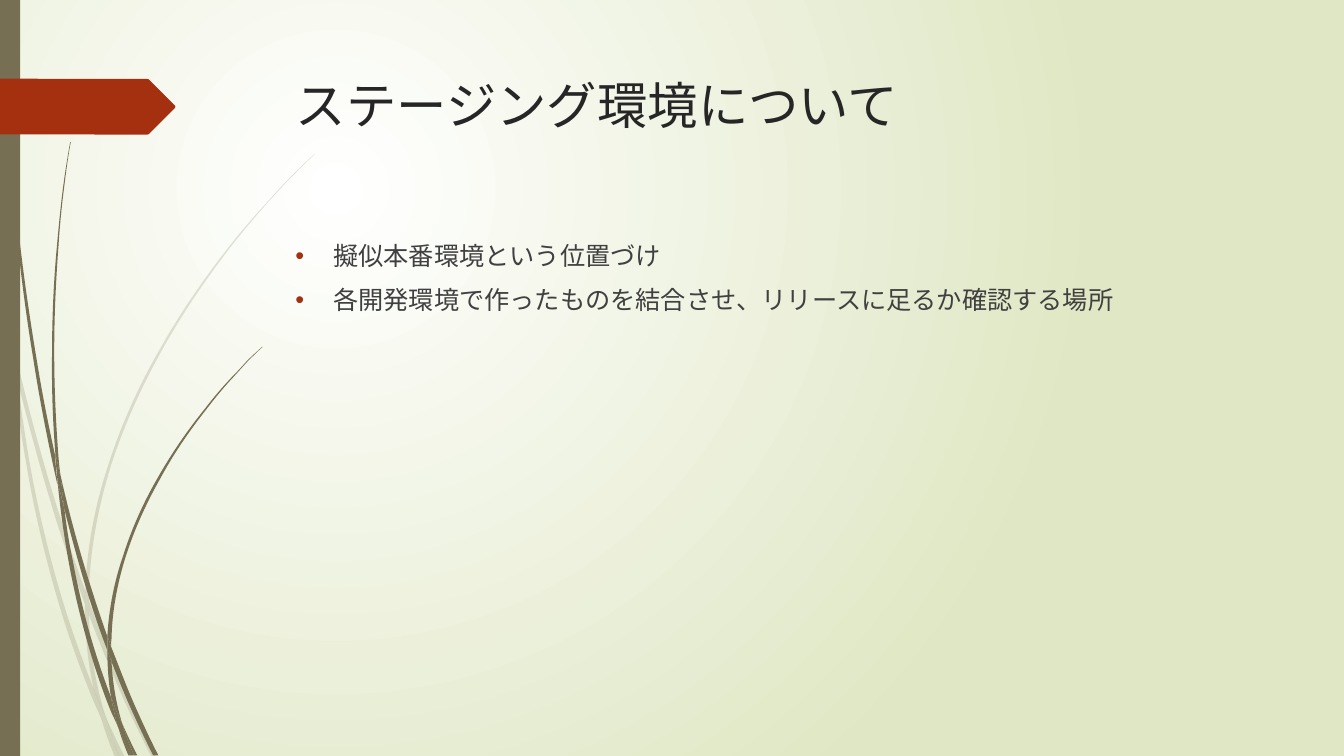
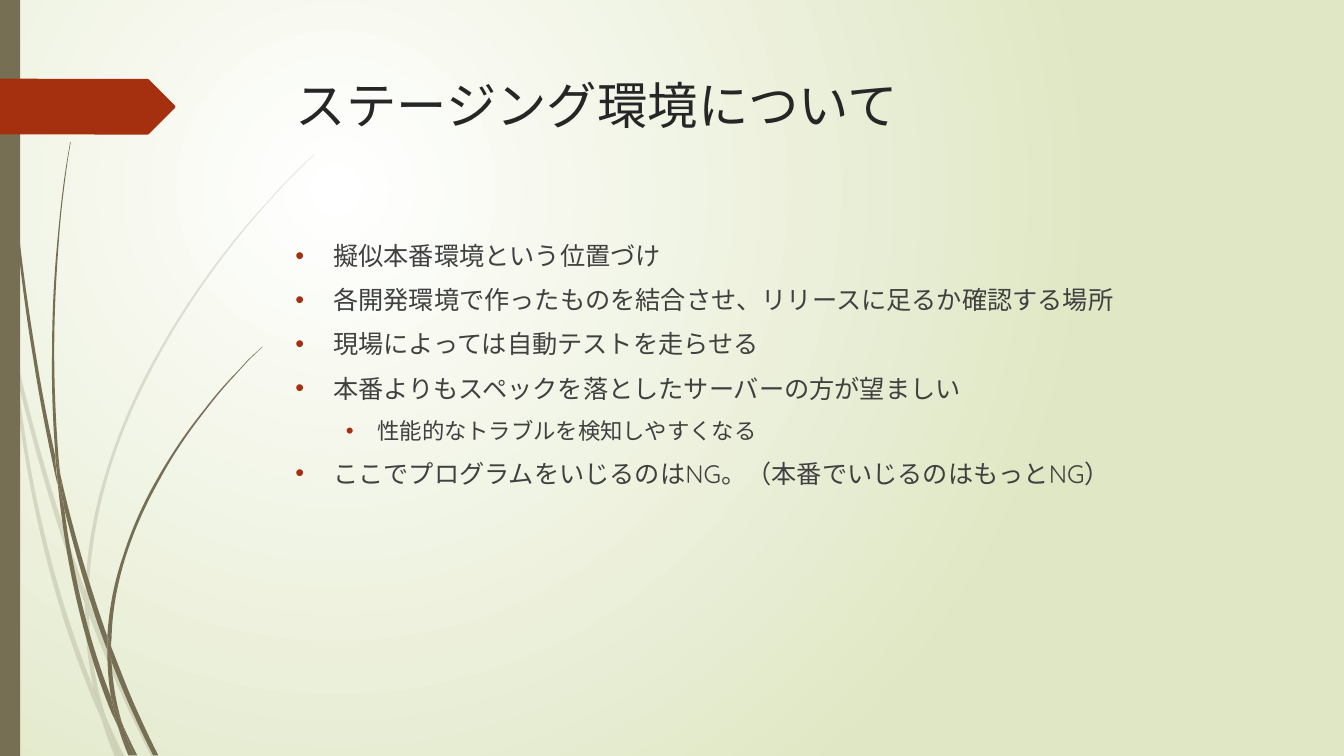
Before and after one commit to gallu/SchoolGameServer, a slide deck: slide 10 of Lessons/lesson9/docs/Lesson9.pptx. Drawn at 1344x756 pixels with LibreOffice and Linux fonts; fonts in the diff are those of the drawing. Boxes give left, top, right and bottom in pixels: in the first picture for what was removed or moved away, otherwise in the second. Text is boxed around its words. In the diff, an @@ line names an element or a change of style, - is before the commit and + after.

```diff
--- a/Lessons/lesson9/docs/Lesson9.pptx
+++ b/Lessons/lesson9/docs/Lesson9.pptx
@@ text at (333,332,1110,486): paragraphs added @@
+• 現場によっては自動テストを走らせる
+• 本番よりもスペックを落としたサーバーの方が望ましい
+  • 性能的なトラブルを検知しやすくなる
+• ここでプログラムをいじるのはNG。（本番でいじるのはもっとNG）
```
Also in this commit, not shown: 9 slides added.
